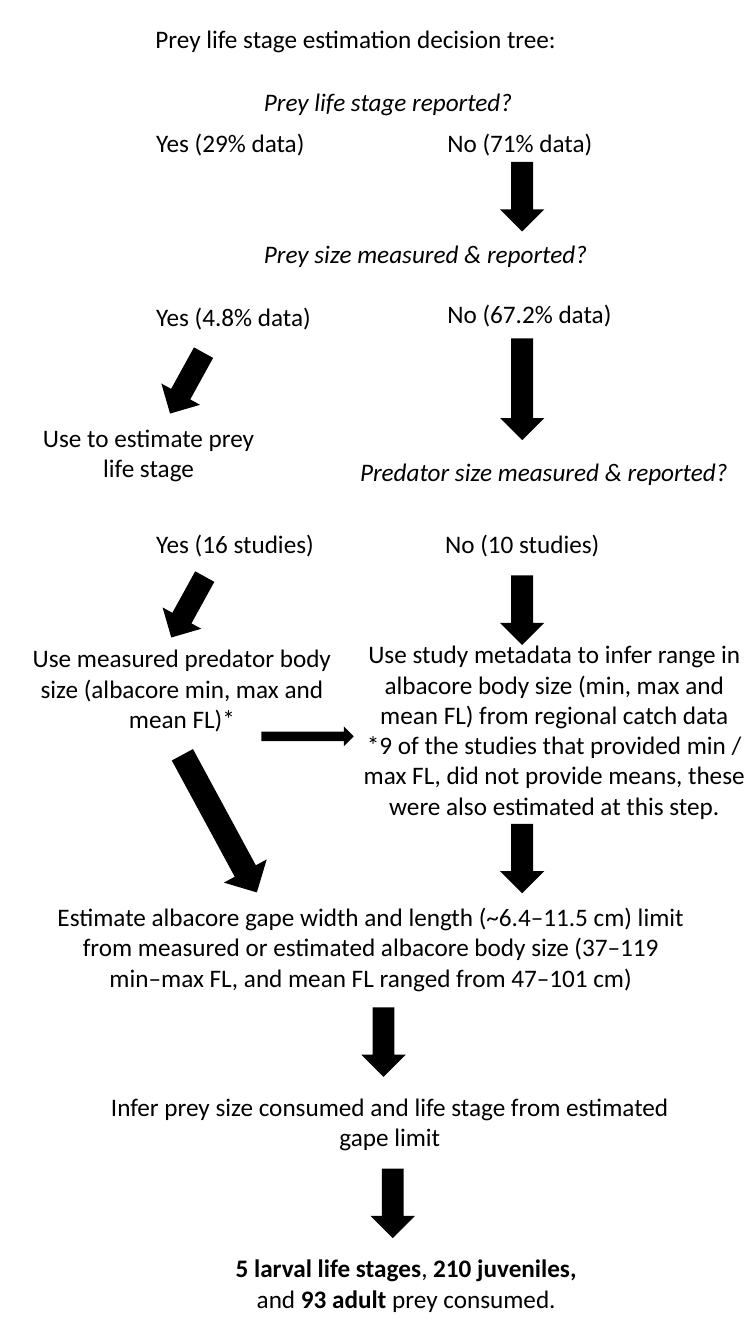
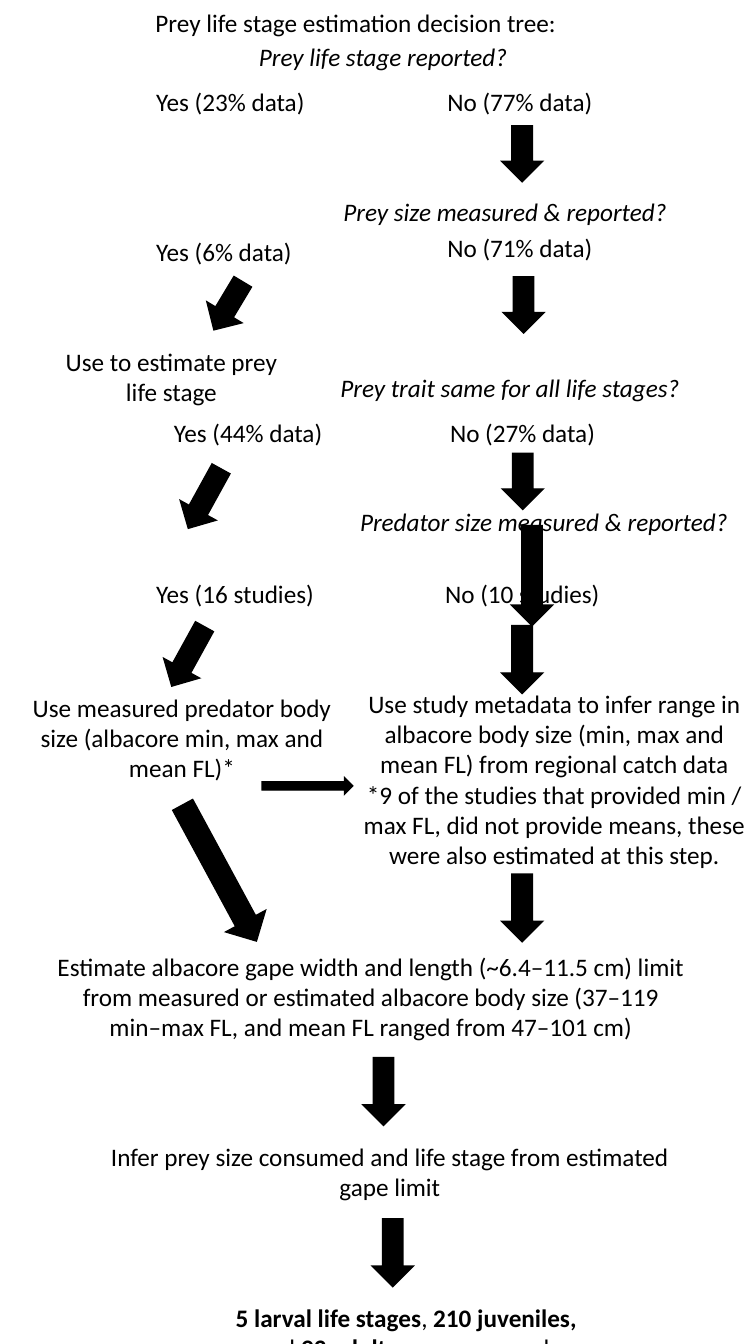
Before and after one commit to CHANGE-Lab/albacore-diet-global, a slide deck: slide 1 of outputs_figures/ms_figures/SI_results/figS1_life_stage_decision_tree.pptx. Drawn at 756x1344 pixels with LibreOffice and Linux fonts; fonts in the diff are those of the drawing. Boxes give left, top, right and bottom in pixels: in the first picture for what was removed or moved away, otherwise in the second. Text is boxed around its words. In the diff, an @@ line names an element or a change of style, - is before the commit and + after.

Commit message:
+ Working on prey species life stage, length and trait meta-information

```diff
--- a/outputs_figures/ms_figures/SI_results/figS1_life_stage_decision_tree.pptx
+++ b/outputs_figures/ms_figures/SI_results/figS1_life_stage_decision_tree.pptx
@@ text "Prey life stage estimation decision ...": place and size @@
-text "Prey life stage estimation decision ..." at bbox=[155, 30, 556, 53]
+text "Prey life stage estimation decision ..." at bbox=[155, 14, 556, 37]
@@ text "Prey life stage reported?": place and size @@
-text "Prey life stage reported?" at bbox=[264, 93, 512, 116]
+text "Prey life stage reported?" at bbox=[259, 48, 507, 71]
@@ text at bbox=[156, 92, 305, 115]: text changed @@
-Yes (29% data)
+Yes (23% data)
@@ text at bbox=[447, 92, 592, 115]: text changed @@
-No (71% data)
+No (77% data)
@@ down arrow: place and size @@
-down arrow at bbox=[502, 162, 543, 230]
+down arrow at bbox=[502, 126, 543, 182]
@@ text "Prey size measured & reported?": place and size @@
-text "Prey size measured & reported?" at bbox=[264, 245, 587, 267]
+text "Prey size measured & reported?" at bbox=[343, 203, 667, 225]
@@ text at bbox=[447, 238, 592, 261]: text changed @@
-No (67.2% data)
+No (71% data)
@@ text at bbox=[156, 242, 292, 265]: text changed @@
-Yes (4.8% data)
+Yes (6% data)
@@ down arrow added at bbox=[196, 272, 261, 341], fill #000000, outline #000000 1 pt @@
@@ down arrow: place and size @@
-down arrow at bbox=[502, 339, 543, 438]
+down arrow at bbox=[503, 277, 544, 334]
@@ text "Use to estimate prey life ...": place and size @@
-text "Use to estimate prey life ..." at bbox=[43, 429, 254, 482]
+text "Use to estimate prey life ..." at bbox=[66, 353, 276, 406]
@@ text added at bbox=[340, 379, 679, 402], 18 pt, text #000000, italic @@
+Prey trait same for all life stages?
@@ text added at bbox=[174, 423, 322, 446], 18 pt, text #000000 @@
+Yes (44% data)
@@ text added at bbox=[450, 423, 595, 446], 18 pt, text #000000 @@
+No (27% data)
@@ down arrow: place and size @@
-down arrow at bbox=[153, 343, 221, 422]
+down arrow at bbox=[171, 459, 240, 538]
@@ down arrow added at bbox=[502, 454, 543, 510], fill #000000, outline #000000 1 pt @@
@@ down arrow added at bbox=[512, 525, 553, 625], fill #000000, outline #000000 1 pt @@
@@ 8 texts, 7 down arrows: place and size @@
-8 texts, 7 down arrows at bbox=[33, 463, 745, 1312]
+8 texts, 7 down arrows at bbox=[33, 510, 745, 1332]
```
Also in this commit, not shown: 1 slide added, 10 other files.
